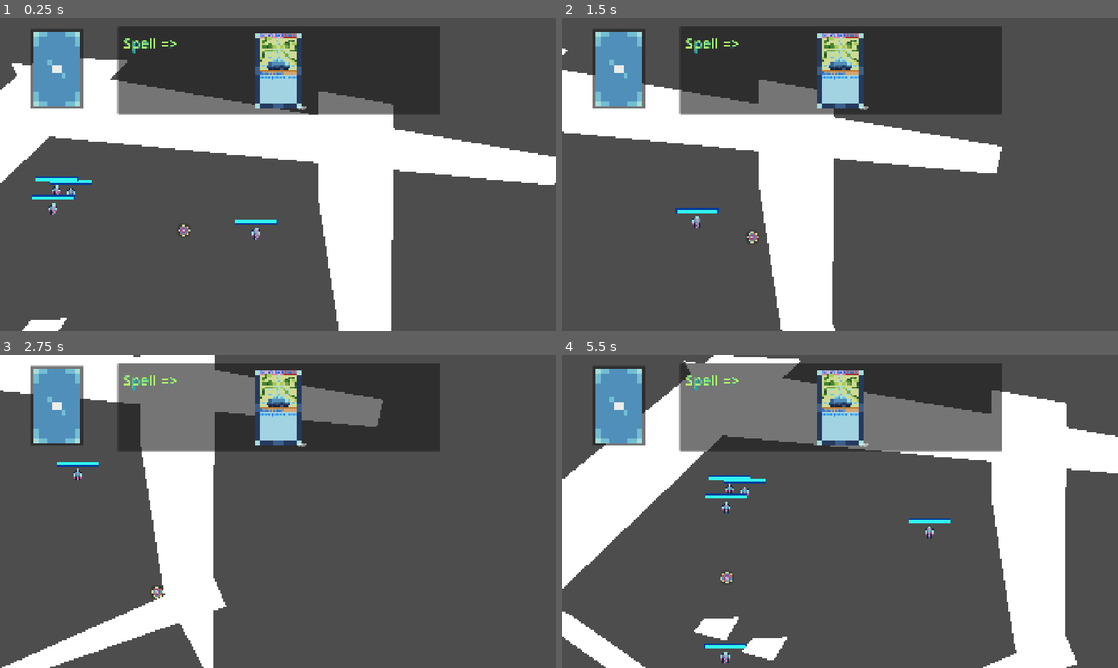
Above: before the commit, frames 1-4 (two rows, left to right).
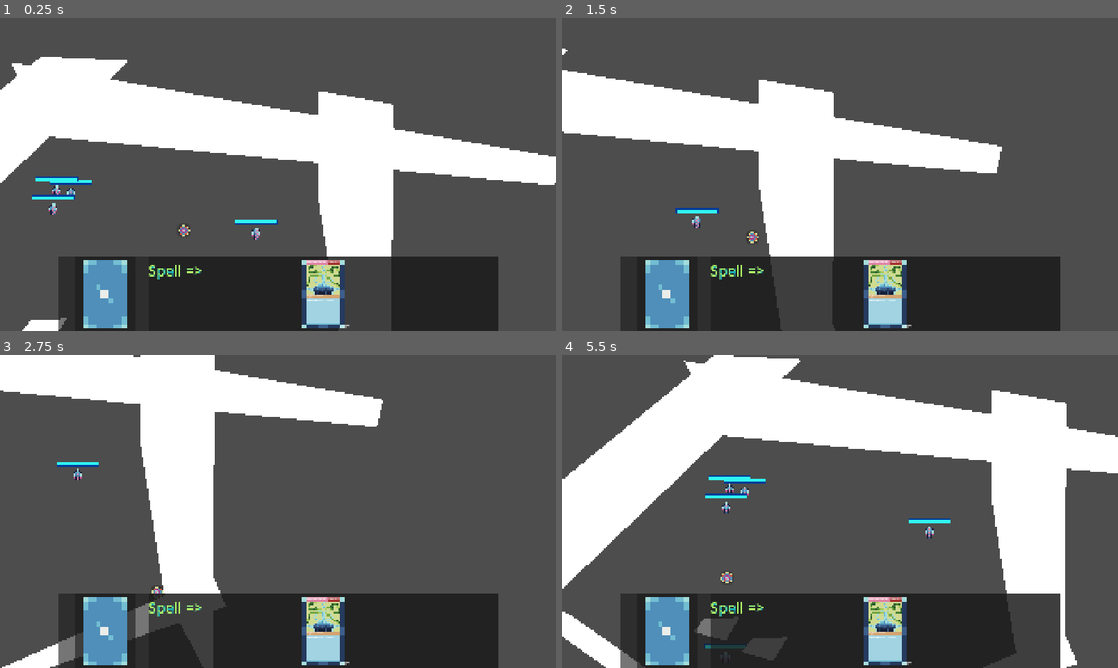
Above: after the commit, the same moments.

Repository: JomardArnaud/ProtoCardAOI
Game: Godot game, scene res://MainScene.tscn
Same seed, same stepped clock (60 frames per second), same inputs: the game is played once before the commit and once after it.
Inputs (mouse positions are in pixels of both pictures, inside the frame that each line leads up to):
- Up to frame 1 (0.25 s): no input
- Up to frame 2 (1.5 s): move the mouse to (962, 158) at 0.52 s; hold D (moveRight) 0.53-1.28 s; move the mouse to (728, 190) at 1.27 s; hold S (moveDown) from 1.28 s (still down)
- Up to frame 3 (2.75 s): move the mouse to (333, 442) at 2.02 s; release S (moveDown) at 2.03 s; hold D (moveRight) from 2.03 s (still down)
- Up to frame 4 (5.5 s): move the mouse to (812, 574) at 2.77 s; release D (moveRight) at 2.78 s; hold W (moveUp) 2.78-3.53 s; move the mouse to (1006, 558) at 3.52 s; hold A (moveLeft) 3.53-5.03 s; move the mouse to (673, 464) at 4.27 s; move the mouse to (867, 511) at 5.02 s; hold S (moveDown) from 5.03 s (still down)

The runs differ from the first frame. In frame 1, 38% of the frame differs, in the area x 5-90%, y 2-100%; in frame 2, 38%; in frame 3, 38%; in frame 4, 38%.

Commit message:
Adding and apply mainTheme for all RichTextlabel

Diff:
--- a/Cards/Card.tscn
+++ b/Cards/Card.tscn
@@ -1,19 +1,25 @@
-[gd_scene load_steps=7 format=3 uid="uid://bt5ogw5ih2umq"]
+[gd_scene load_steps=8 format=3 uid="uid://bt5ogw5ih2umq"]
 
 [ext_resource type="Texture2D" uid="uid://cjqu3mwc5u7qs" path="res://ArtCard/Frame.png" id="1_2bqa0"]
 [ext_resource type="Script" path="res://Cards/Card.gd" id="2_gexrg"]
-[ext_resource type="FontFile" uid="uid://b00anhl4ch4uq" path="res://tinypixel/tinypixel.otf" id="2_j75q1"]
+[ext_resource type="Theme" uid="uid://kbsu4ruo3khm" path="res://MainTheme.tres" id="3_gqpqm"]
 [ext_resource type="Texture2D" uid="uid://dy2h6s2simn8n" path="res://ArtCard/Ida's Wind.png" id="4_ossxc"]
+
+[sub_resource type="FontFile" id="FontFile_2evgk"]
+subpixel_positioning = 0
+msdf_pixel_range = 14
+msdf_size = 128
+cache/0/16/0/ascent = 0.0
+cache/0/16/0/descent = 0.0
+cache/0/16/0/underline_position = 0.0
+cache/0/16/0/underline_thickness = 0.0
+cache/0/16/0/scale = 1.0
+
+[sub_resource type="Theme" id="Theme_gn1bk"]
+default_font = SubResource("FontFile_2evgk")
 
 [sub_resource type="StyleBoxFlat" id="StyleBoxFlat_srtxa"]
 bg_color = Color(1, 1, 1, 0.329412)
-
-[sub_resource type="Theme" id="Theme_4go6i"]
-default_font = ExtResource("2_j75q1")
-default_font_size = 12
-RichTextLabel/colors/default_color = Color(0, 0.294118, 1, 1)
-RichTextLabel/colors/font_outline_color = Color(0.00879999, 0.85096, 0.88, 1)
-RichTextLabel/constants/outline_size = 1
 
 [node name="Card" type="TextureRect"]
 anchors_preset = 8
@@ -27,6 +33,7 @@
 offset_bottom = 156.5
 grow_horizontal = 2
 grow_vertical = 2
+theme = SubResource("Theme_gn1bk")
 texture = ExtResource("1_2bqa0")
 expand_mode = 3
 stretch_mode = 4
@@ -52,7 +59,7 @@
 unique_name_in_owner = true
 layout_mode = 2
 focus_mode = 2
-theme = SubResource("Theme_4go6i")
+theme = ExtResource("3_gqpqm")
 text = "Name's Card"
 scroll_active = false
 autowrap_mode = 0
@@ -78,7 +85,7 @@
 [node name="CostCardLabel" type="RichTextLabel" parent="Cost"]
 unique_name_in_owner = true
 layout_mode = 2
-theme = SubResource("Theme_4go6i")
+theme = ExtResource("3_gqpqm")
 bbcode_enabled = true
 text = "[center]Cost[center]"
 scroll_active = false
@@ -113,7 +120,7 @@
 [node name="TypeCardLabel" type="RichTextLabel" parent="Type"]
 unique_name_in_owner = true
 layout_mode = 2
-theme = SubResource("Theme_4go6i")
+theme = ExtResource("3_gqpqm")
 text = "Type's card"
 scroll_active = false
 autowrap_mode = 0
@@ -134,7 +141,7 @@
 [node name="DescriptionCardLabel" type="RichTextLabel" parent="Description"]
 unique_name_in_owner = true
 layout_mode = 2
-theme = SubResource("Theme_4go6i")
+theme = ExtResource("3_gqpqm")
 text = "Description's Card"
 autowrap_mode = 1
 visible_characters_behavior = 1
--- a/Cards/CardHud.tscn
+++ b/Cards/CardHud.tscn
@@ -5,10 +5,37 @@
 
 [node name="CardHud" type="CanvasLayer"]
 
-[node name="Deck" parent="." instance=ExtResource("3_fdvf6")]
-anchor_left = 0.053
-anchor_top = 0.034
-anchor_right = 0.15
-anchor_bottom = 0.289
+[node name="MarginContainer2" type="MarginContainer" parent="."]
+offset_top = 823.0
+offset_right = 1920.0
+offset_bottom = 1080.0
+size_flags_horizontal = 3
+theme_override_constants/margin_left = 200
+theme_override_constants/margin_right = 200
 
-[node name="SpellHand" parent="." instance=ExtResource("2_tm2vm")]
+[node name="MarginContainer" type="MarginContainer" parent="MarginContainer2"]
+layout_mode = 2
+
+[node name="PanelHud" type="Panel" parent="MarginContainer2/MarginContainer"]
+layout_mode = 2
+
+[node name="Deck" parent="MarginContainer2/MarginContainer/PanelHud" instance=ExtResource("3_fdvf6")]
+layout_mode = 1
+anchors_preset = 0
+anchor_right = 0.0
+anchor_bottom = 0.0
+offset_left = 57.0
+offset_right = 265.0
+offset_bottom = 257.0
+size_flags_vertical = 8
+
+[node name="SpellHand" parent="MarginContainer2/MarginContainer/PanelHud" instance=ExtResource("2_tm2vm")]
+layout_mode = 1
+anchors_preset = -1
+anchor_left = 0.0
+anchor_right = 0.0
+offset_left = 311.0
+offset_right = 1520.0
+offset_bottom = 256.0
+grow_horizontal = 1
+size_flags_vertical = 8
--- a/Deck/Deck.tscn
+++ b/Deck/Deck.tscn
@@ -1,12 +1,20 @@
-[gd_scene load_steps=3 format=3 uid="uid://ck5gdvd6jip1b"]
+[gd_scene load_steps=5 format=3 uid="uid://ck5gdvd6jip1b"]
 
 [ext_resource type="Script" path="res://Deck/Deck.gd" id="1_et8v0"]
 [ext_resource type="Texture2D" uid="uid://dky2jpf0yxba0" path="res://ArtCard/CardVerso.png" id="2_yo3bs"]
+[ext_resource type="FontFile" uid="uid://b00anhl4ch4uq" path="res://Fonts/tinypixel.otf" id="3_xy3hi"]
+
+[sub_resource type="Theme" id="Theme_q2cgx"]
+default_font = ExtResource("3_xy3hi")
+default_font_size = 9
+RichTextLabel/colors/default_color = Color(0, 0.294118, 1, 1)
+RichTextLabel/colors/font_outline_color = Color(0.00879999, 0.85096, 0.88, 1)
+RichTextLabel/constants/outline_size = 1
 
 [node name="Deck" type="MarginContainer"]
 anchors_preset = -1
-anchor_right = 0.05
-anchor_bottom = 0.1
+anchor_right = 0.12
+anchor_bottom = 0.255
 size_flags_horizontal = 3
 size_flags_vertical = 3
 script = ExtResource("1_et8v0")
@@ -26,3 +34,7 @@
 texture = ExtResource("2_yo3bs")
 expand_mode = 4
 stretch_mode = 5
+
+[node name="RichTextLabel" type="RichTextLabel" parent="PanelContainer/MarginContainer"]
+layout_mode = 2
+theme = SubResource("Theme_q2cgx")
--- a/Hands/Hand.tscn
+++ b/Hands/Hand.tscn
@@ -12,10 +12,6 @@
 offset_bottom = 361.0
 grow_horizontal = 2
 size_flags_horizontal = 3
-theme_override_constants/margin_left = 30
-theme_override_constants/margin_top = 30
-theme_override_constants/margin_right = 30
-theme_override_constants/margin_bottom = 30
 script = ExtResource("1_us0oc")
 
 [node name="HBoxContainer" type="HBoxContainer" parent="."]
@@ -27,10 +23,8 @@
 
 [node name="MarginContainer" type="MarginContainer" parent="HBoxContainer/PanelContainer"]
 layout_mode = 2
-theme_override_constants/margin_left = 20
-theme_override_constants/margin_top = 20
-theme_override_constants/margin_right = 20
-theme_override_constants/margin_bottom = 20
+theme_override_constants/margin_top = 10
+theme_override_constants/margin_bottom = 10
 
 [node name="HandType" type="Label" parent="HBoxContainer/PanelContainer/MarginContainer"]
 unique_name_in_owner = true
--- /dev/null
+++ b/MainTheme.tres
@@ -0,0 +1,7 @@
+[gd_resource type="Theme" load_steps=2 format=3 uid="uid://kbsu4ruo3khm"]
+
+[ext_resource type="FontFile" uid="uid://b00anhl4ch4uq" path="res://Fonts/tinypixel.otf" id="1_68g2y"]
+
+[resource]
+default_font = ExtResource("1_68g2y")
+default_font_size = 9
--- a/project.godot
+++ b/project.godot
@@ -19,6 +19,8 @@
 
 window/size/viewport_width=1920
 window/size/viewport_height=1080
+window/size/borderless=true
+window/size/always_on_top=true
 window/stretch/mode="canvas_items"
 window/stretch/aspect="expand"
 
@@ -59,6 +61,11 @@
 "events": [Object(InputEventKey,"resource_local_to_scene":false,"resource_name":"","device":-1,"window_id":0,"alt_press …(192 unchanged characters)…
 ]
 }
+MainMoveAbility={
+"deadzone": 0.5,
+"events": [Object(InputEventKey,"resource_local_to_scene":false,"resource_name":"","device":-1,"window_id":0,"alt_pressed":false,"shift_pressed":false,"ctrl_pressed":false,"meta_pressed":false,"pressed":false,"keycode":0,"physical_keycode":32,"key_label":0,"unicode":32,"location":0,"echo":false,"script":null)
+]
+}
 
 [rendering]
 
Renamed: tinypixel/tinypixel.otf -> Fonts/tinypixel.otf
Not shown, changed: Fonts/tinypixel.otf.import
Binary file removed: tinypixel/Itch Cover.png
Not shown, removed: tinypixel/Itch Cover.png.import
Not shown, removed: tinypixel/readme.txt
